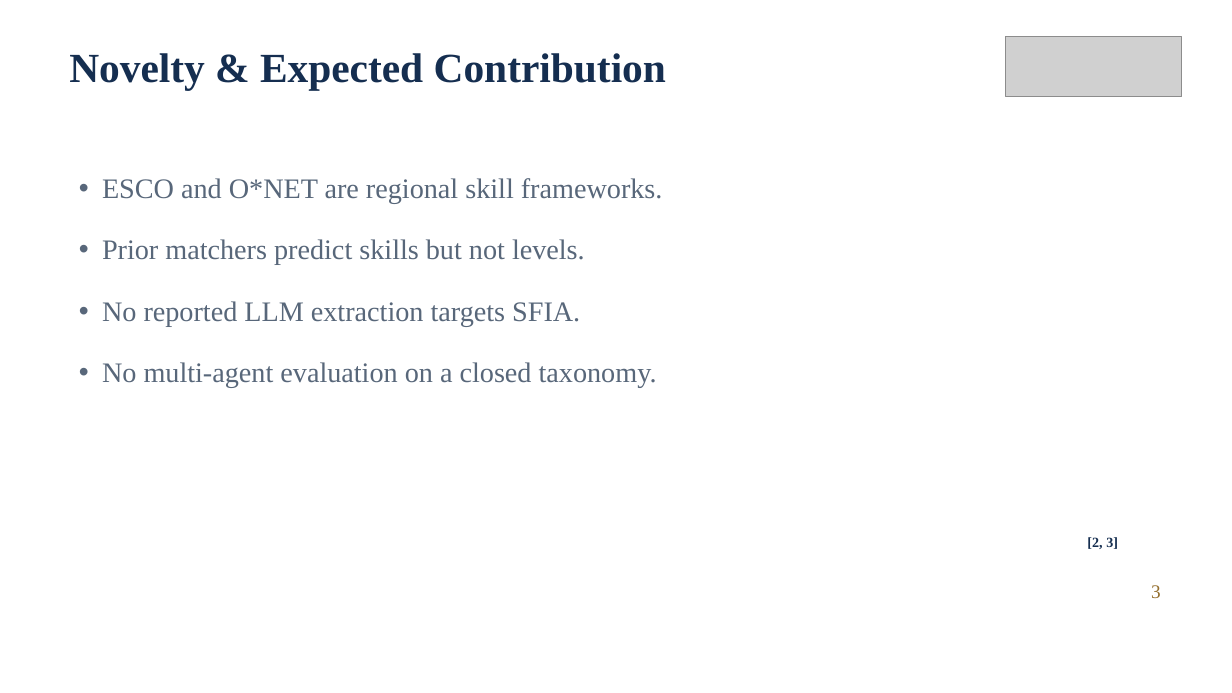
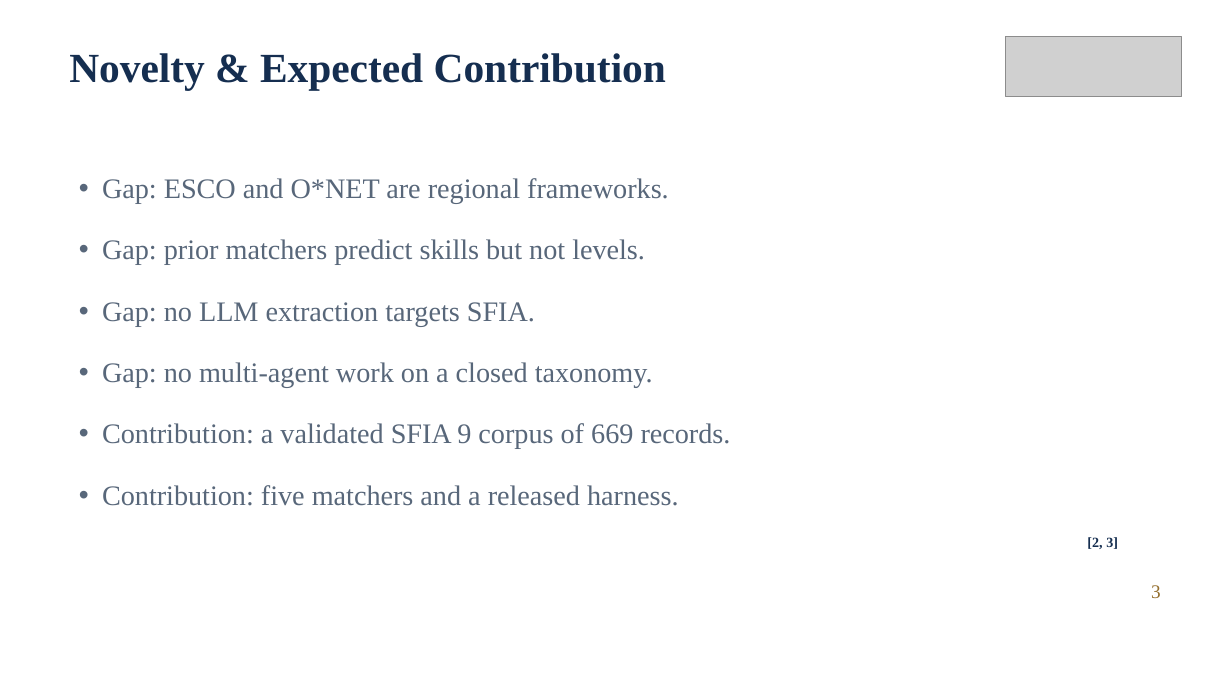
Before and after one commit to prdai/sfia-structured-skill-extraction, a slide deck: slide 3 of talk/deck/ICAC2026_564.pptx. Drawn at 1232x693 pixels with LibreOffice and Linux fonts; fonts in the diff are those of the drawing; grey boxes stand for pictures; background and template pictures are left out. Boxes give left, top, right and bottom in pixels: in the first picture for what was removed or moved away, otherwise in the second. Text is boxed around its words. In the diff, an @@ line names an element or a change of style, - is before the commit and + after.

```diff
--- a/talk/deck/ICAC2026_564.pptx
+++ b/talk/deck/ICAC2026_564.pptx
@@ text at (x1=102, y1=178, x2=731, y2=506): text changed @@
-• ESCO and O*NET are regional skill frameworks.
-• Prior matchers predict skills but not levels.
-• No reported LLM extraction targets SFIA.
-• No multi-agent evaluation on a closed taxonomy.
+• Gap: ESCO and O*NET are regional frameworks.
+• Gap: prior matchers predict skills but not levels.
+• Gap: no LLM extraction targets SFIA.
+• Gap: no multi-agent work on a closed taxonomy.
+• Contribution: a validated SFIA 9 corpus of 669 records.
+• Contribution: five matchers and a released harness.
```
Also in this commit, not shown: 2 other files.
